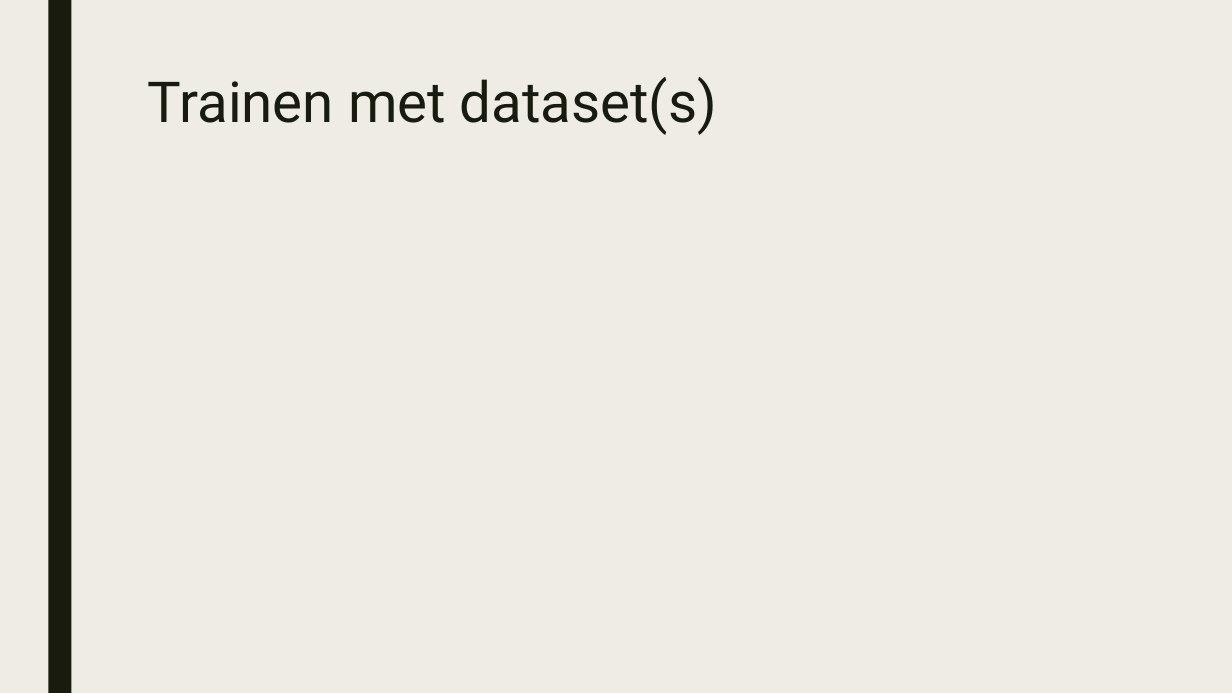
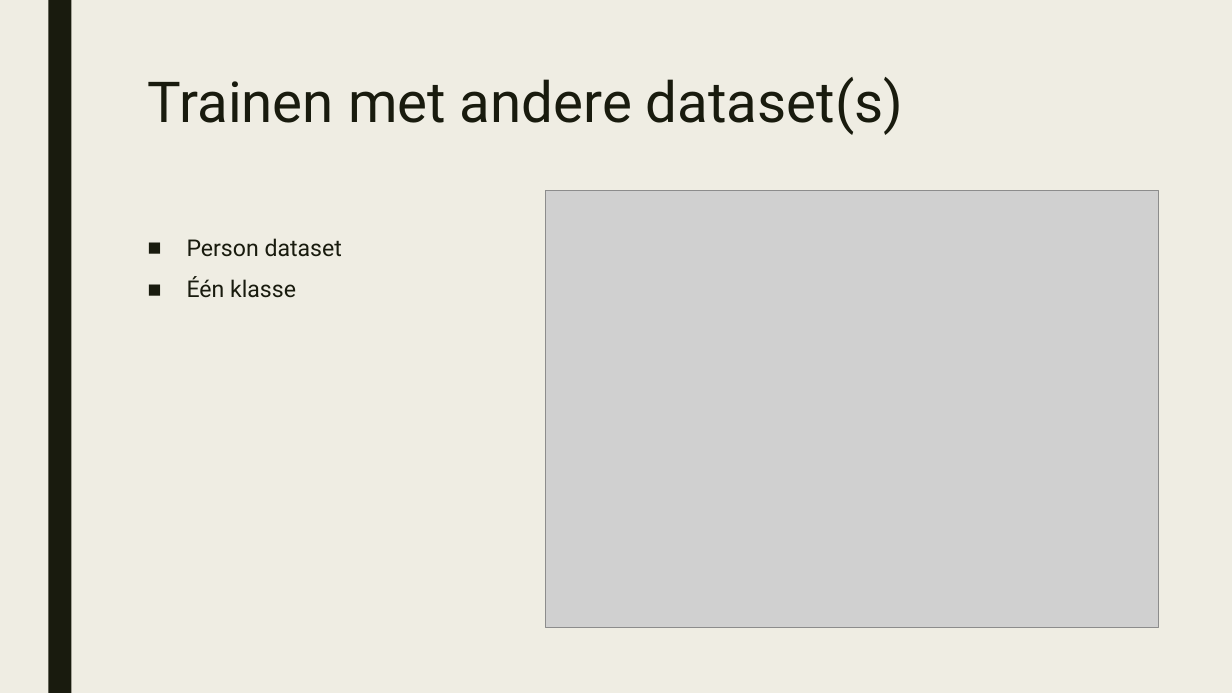
Before and after one commit to SampersS/yolov11, a slide deck: slide 9 of AIEdge_Groepsproject_presentatie.pptx. Drawn at 1232x693 pixels with LibreOffice and Linux fonts; fonts in the diff are those of the drawing; grey boxes stand for pictures. Boxes give left, top, right and bottom in pixels: in the first picture for what was removed or moved away, otherwise in the second. Text is boxed around its words. In the diff, an @@ line names an element or a change of style, - is before the commit and + after.

```diff
--- a/AIEdge_Groepsproject_presentatie.pptx
+++ b/AIEdge_Groepsproject_presentatie.pptx
@@ title at (148,77,903,135): text changed @@
-Trainen met dataset(s)
+Trainen met andere dataset(s)
@@ picture added at (546,190,1159,628) @@
@@ text added at (187,238,342,298), 18 pt, text #191B0E @@
+■ Person dataset
+■ Één klasse
```
Also in this commit, not shown: 5 other slides changed.
